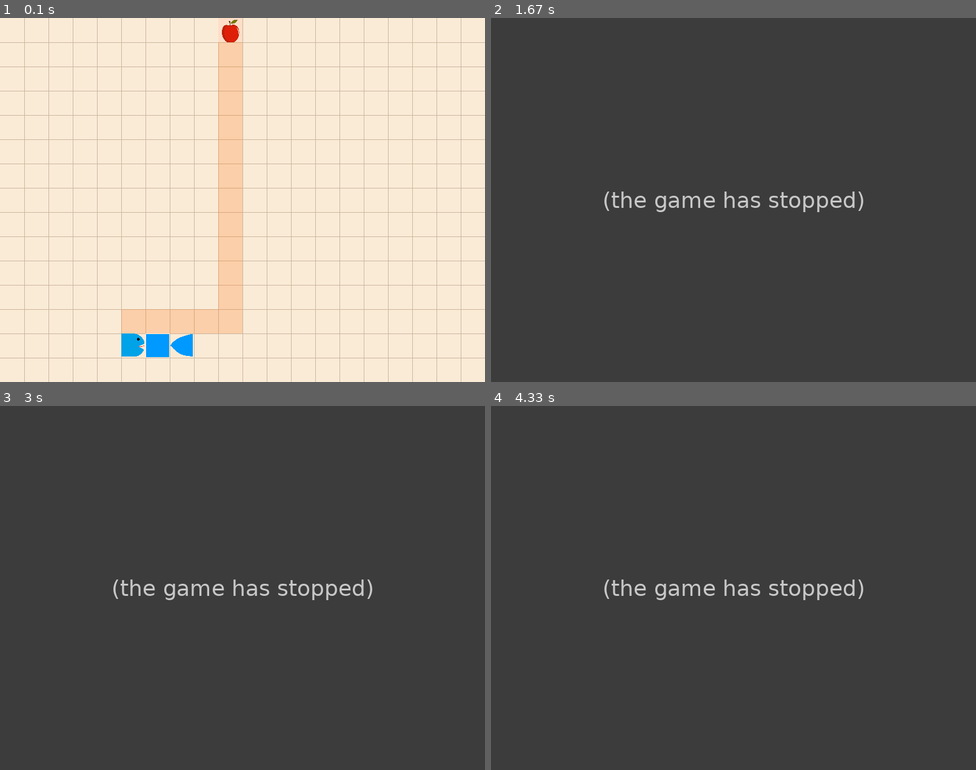
Above: before the commit, frames 1-4 (two rows, left to right).
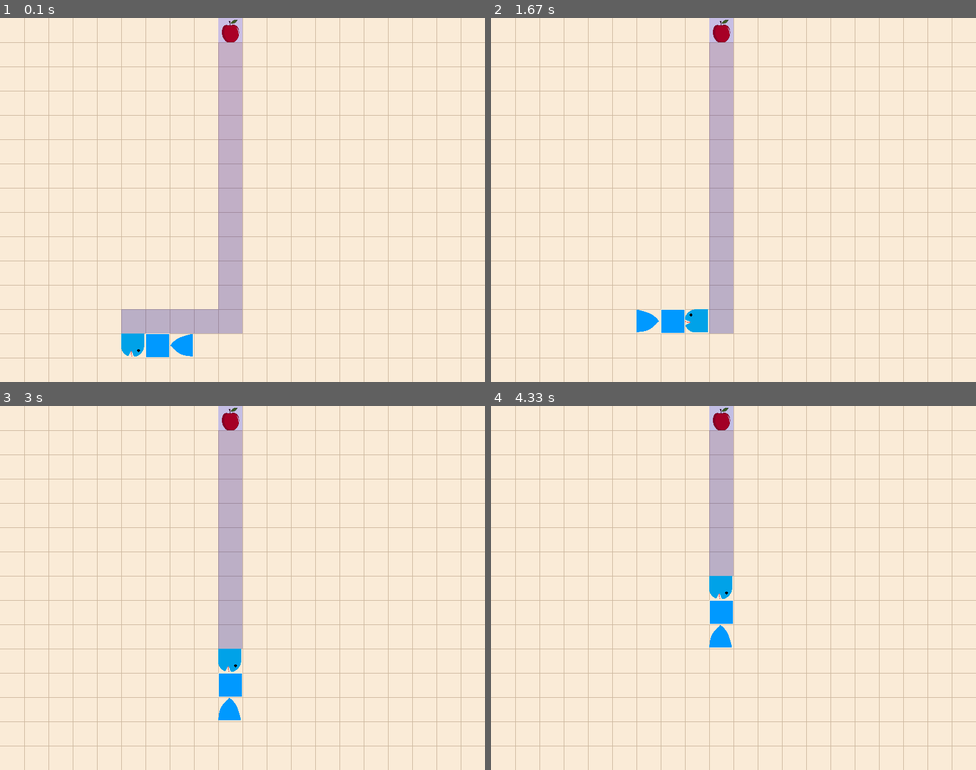
Above: after the commit, the same moments.

Repository: Mohadeseh-Mohseni/slippery_snake
Game: pygame game, started from pygame02.py
Two runs of this game, one before a commit and one after it. Both use one fixed random seed, a clock stepped at 60 frames per second and the inputs below.
Inputs:
- Up to frame 1 (0.1 s): no input
- Up to frame 2 (1.67 s): no input
- Up to frame 3 (3 s): no input
- Up to frame 4 (4.33 s): no input

The runs differ from the first frame. In frame 1, 5.7% of the frame differs, in the area x 25-50%, y 0-93%; in frame 2, 100%; in frame 3, 100%; in frame 4, 100%, in the area x 0-100%, y 0-100%.
Before the commit the program exited at 1.2 s; later frames show no game.

Commit message:
auto_snake
the snake can move by itself but the code still has some bugs ( user input can not be taken and the snake sometimes decides to commit suicide.)

Diff:
--- a/pygame02.py
+++ b/pygame02.py
@@ -4,19 +4,18 @@
 import random
 from sys import exit
 
+
+
+
 def is_safe(pose, body,path):
-     # Check if the position is out of bounds or collides with the snake's body
     if pose[0] <= -40 or pose[0] >= 800 or pose[1] <=-40  or pose[1] >= 600:
         return False
-    if pose in body:
-        return False
-    if pose in path:
+    if pose in body or pose in path:
         return False
     return True
 
-def shortest_path_util(head_pose,body,fruit_pose, path, cnt):
-    if head_pose==fruit_pose:
-        return True
+
+def choose_dir(fruit_pose, head_pose):
     if fruit_pose[0] < head_pose[0] and fruit_pose[1] <= head_pose[1]:
         directions=[(-40, 0),(0,-40),(40, 0),(0,40)]
     elif fruit_pose[0] < head_pose[0] and fruit_pose[1] >= head_pose[1]:
@@ -29,8 +28,13 @@
         directions=[(0,-40),(0,40),(-40, 0),(0,40)]
     else:
         directions=[(40, 0),(0,-40),(-40, 0),(0,40)]
-
-
+    return directions
+
+
+def shortest_path_util(head_pose,body,fruit_pose, path, cnt):
+    if head_pose==fruit_pose:
+        return True
+    directions= choose_dir(fruit_pose, head_pose)
     for dir in directions:
         new_pose=(head_pose[0]+dir[0],head_pose[1]+dir[1])
         new_body=[new_pose]+body[:-1]
@@ -60,9 +64,13 @@
 
 
 def show_path(path):
-    for sq in path:
+    i=0
+    color=(200,125,i)
+    for i,sq in enumerate(path):
+        i=int(i*3)
+        color=(i,0,150)
         tile= pygame.Surface((40,40))
-        tile.fill("chocolate1")
+        tile.fill(color)
         tile.set_alpha(65)
         screen.blit(tile, sq)
 
@@ -186,7 +194,7 @@
 pygame.display.set_caption('EX 01')
 clock = pygame.time.Clock()
 screen_input = pygame.USEREVENT
-pygame.time.set_timer(screen_input, 200)
+pygame.time.set_timer(screen_input, 400)
 
 while True:
     # exit code
@@ -213,7 +221,11 @@
     if main_game.snake.body:
         body=[tuple(i) for i in main_game.snake.body]
         sh_path=shortest_path(body[0],body,tuple(main_game.fruit.pos))
-        #print(sh_path)
         show_path(sh_path)
+    if sh_path:
+        tile=sh_path[0]
+        head_x, head_y= body[0][0], body[0][1]
+        main_game.snake.direction= (tile[0]-head_x, tile[1]- head_y)
+
     clock.tick(60)
     pygame.display.update()
